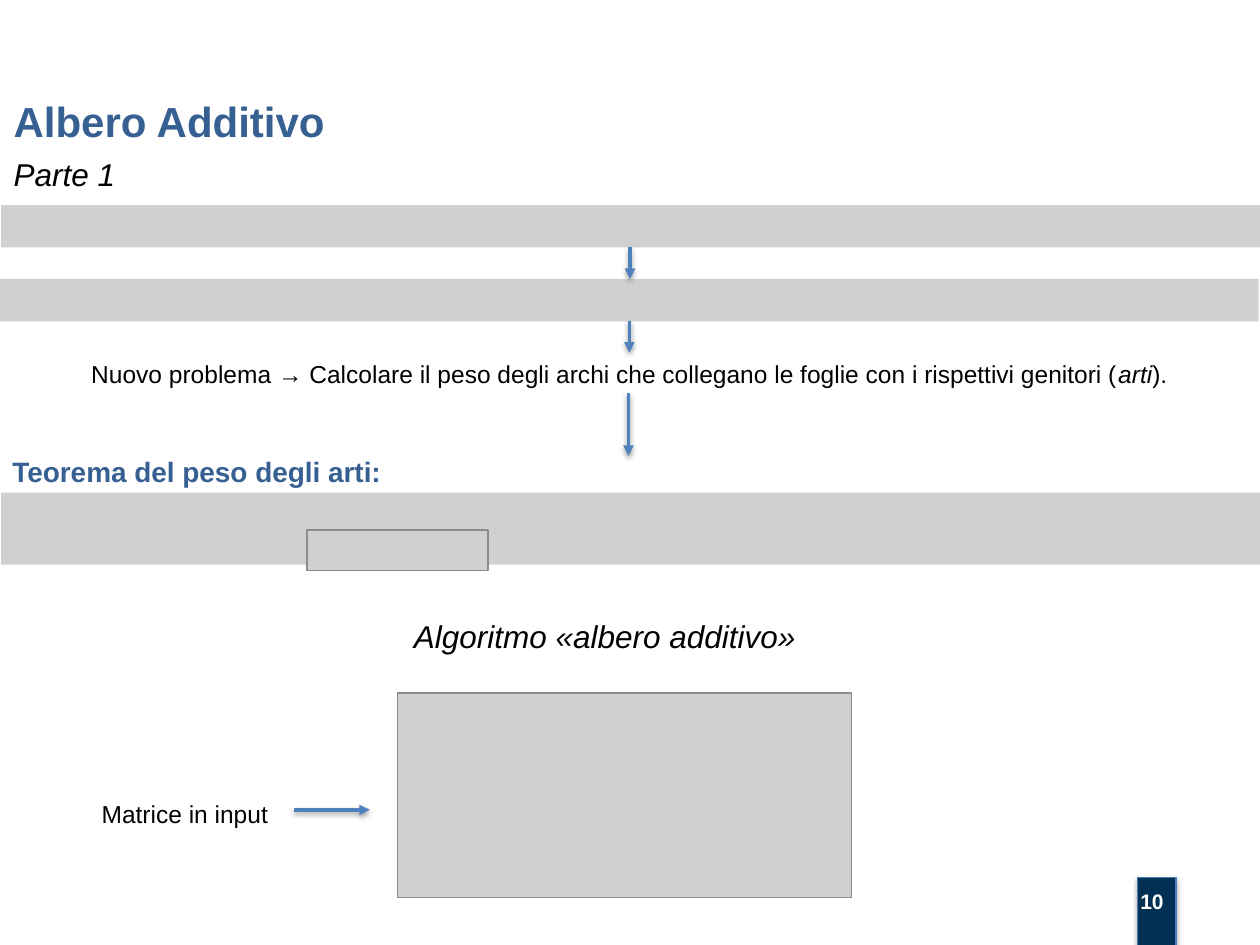
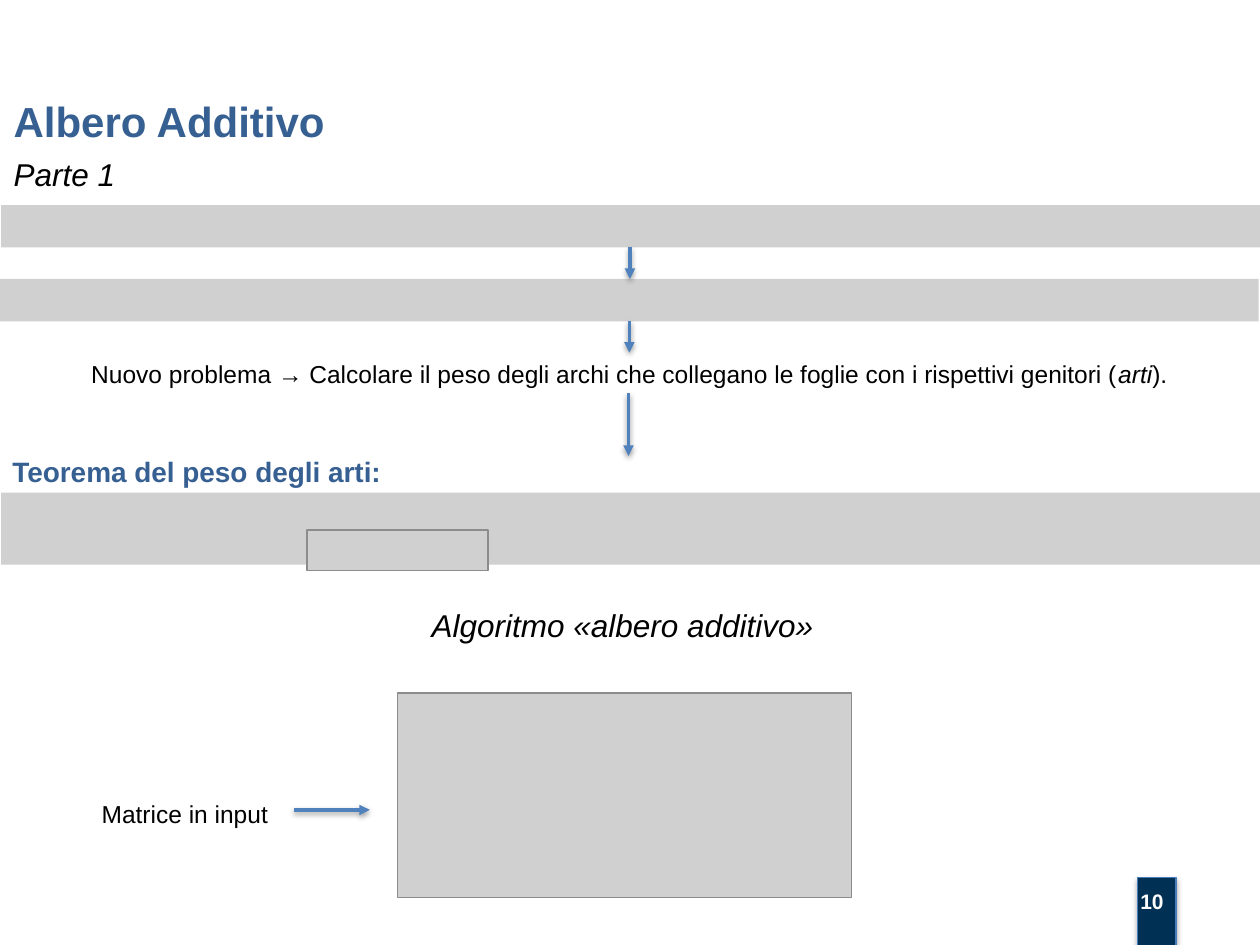
Before and after one commit to mtortoli/Thesis, a slide deck: slide 10 of Discussione Laurea/Slides.pptx. Drawn at 1260x945 pixels with LibreOffice and Linux fonts; fonts in the diff are those of the drawing; grey boxes stand for pictures; background and template pictures are left out. Boxes give left, top, right and bottom in pixels: in the first picture for what was removed or moved away, otherwise in the second. Text is boxed around its words. In the diff, an @@ line names an element or a change of style, - is before the commit and + after.

```diff
--- a/Discussione Laurea/Slides.pptx
+++ b/Discussione Laurea/Slides.pptx
@@ text "Algoritmo «albero additivo»": place and size @@
-text "Algoritmo «albero additivo»" at (414,625,795,654)
+text "Algoritmo «albero additivo»" at (432,614,813,643)
```
Also in this commit, not shown: 1 other slide changed, 3 slides added, 1 other file.
